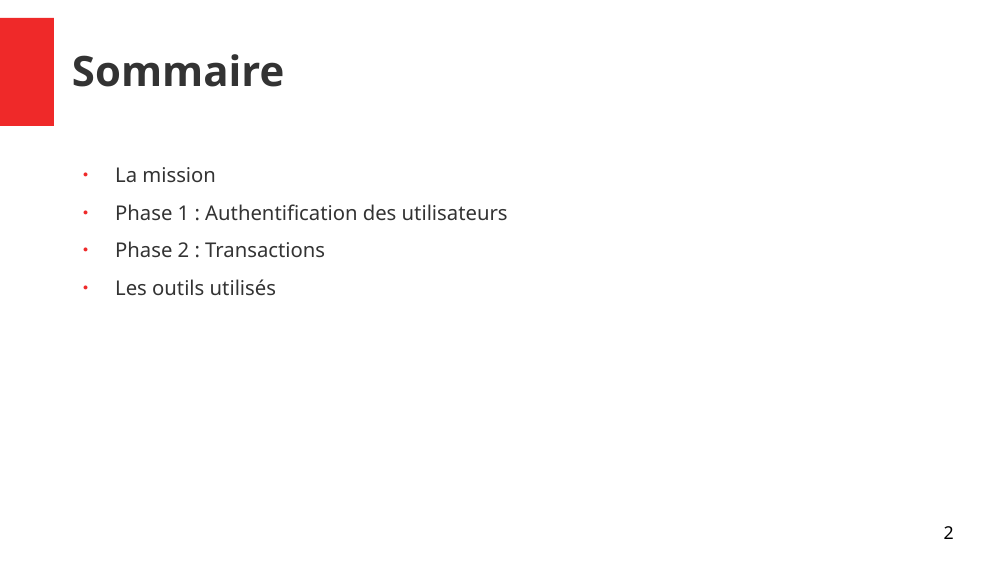
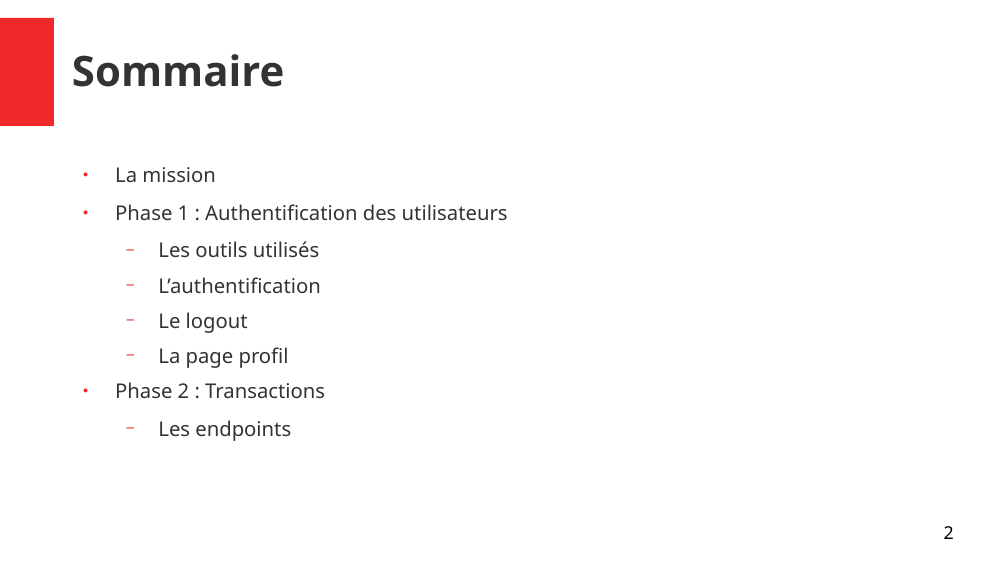
Before and after one commit to joskapotin/joskapotin_13_01042022, a slide deck: slide 2 of OC/SOUTENANCE/presentationProjet13.odp. Drawn at 1008x567 pixels with LibreOffice and Linux fonts; fonts in the diff are those of the drawing. Boxes give left, top, right and bottom in pixels: in the first picture for what was removed or moved away, otherwise in the second. Text is boxed around its words. In the diff, an @@ line names an element or a change of style, - is before the commit and + after.

```diff
--- a/OC/SOUTENANCE/presentationProjet13.odp
+++ b/OC/SOUTENANCE/presentationProjet13.odp
@@ text at [158, 241, 320, 368]: paragraphs added @@
+  − Les outils utilisés
+  − L’authentification
+  − Le logout
+  − La page profil
@@ text at [158, 420, 291, 441]: text changed @@
-● Les outils utilisés
+  − Les endpoints
```
Also in this commit, not shown: 2 other slides changed, 4 slides added, 1 slide removed, 4 other files.
